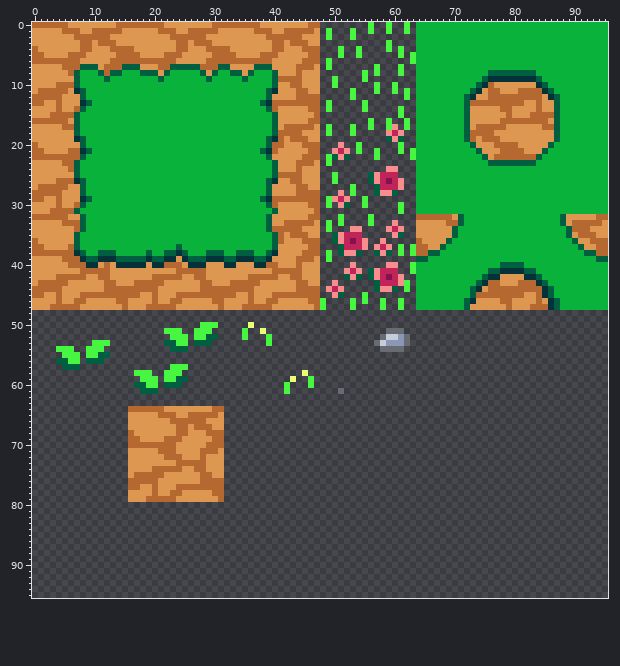
Pixel-art file -- Aseprite/Tileset/GrassTileset.aseprite. Above is the file before it was changed.
96x96 pixels, 1 frame.
New version:
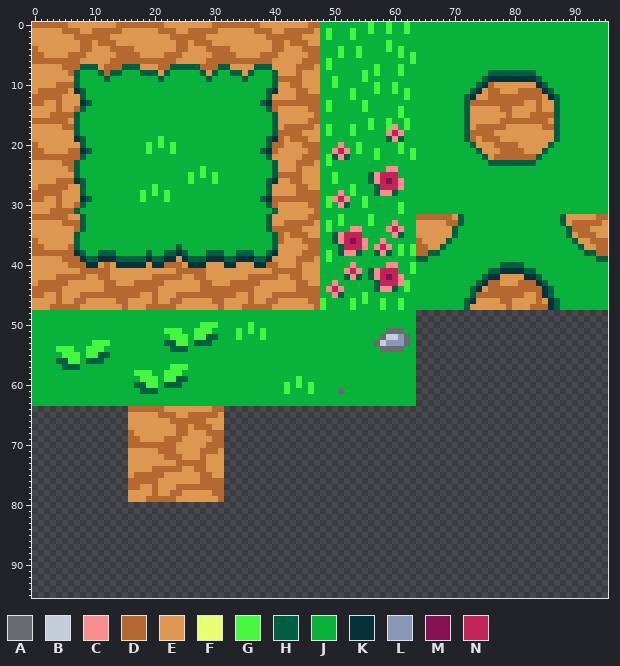
Palette (. is transparent): A #686b72  B #c5cddb  C #f78d8d  D #b66831  E #de9751  F #e8ff75  G #47f641  H #005f41  J #08b23b  K #053239  L #8b97b6  M #841252  N #c12458
Difference:
layer "Layer 4" added
Changed rows in their new state; - is an unchanged pixel.
Layers "Layer 4", "Layer 3", "Layer 2":
first column x 0:
 0 ------------------------------------------------JJJJJJJJ-JJ-JJ-J
 1 ------------------------------------------------J-JJJ-JJ-JJ-JJ-J
 2 ------------------------------------------------J-JJJ-JJJJJJJJJJ
 3 ------------------------------------------------JJJJJJJJJJJ-JJJJ
 4 ------------------------------------------------JJJ-JJ-JJJJ-J-JJ
 5 ------------------------------------------------JJJ-JJ-JJJJJJ-J-
 6 ------------------------------------------------J-JJJJJJJJJJJJJ-
 7 ------------------------------------------------J-JJJJJJJ-JJJ-JJ
 8 ------------------------------------------------JJJJJJJ-J-JJJ-JJ
 9 ------------------------------------------------JJ-JJJJ-JJJJJJJJ
10 ------------------------------------------------JJ-JJJJJJ-JJ-JJJ
11 ------------------------------------------------JJJJJ-JJJ-JJ-J-J
12 ------------------------------------------------JJJJJ-JJJJJJJJ-J
13 ------------------------------------------------J-JJJJJ-JJJJJJJJ
14 ------------------------------------------------J-JJJJJ-JJJJJ-JJ
15 ------------------------------------------------JJJJJJJJJJJJJ-JJ
16 ------------------------------------------------JJJJJJJJ-JJ-JJ-J
17 ------------------------------------------------J-JJJ-JJ-JJ--J-J
18 ------------------------------------------------J-JJJ-JJJJJ---JJ
19 ---------------------G--------------------------JJJJJJJJJJJ---JJ
20 -------------------G-G-G------------------------JJJ-JJ-JJJJJJ-JJ
21 -------------------G---G------------------------JJ---J-JJ-JJJ-J-
22 ------------------------------------------------J----JJJJ-JJJJJ-
23 ------------------------------------------------J-JJJJJJJJJJJJJJ
24 ----------------------------G-------------------JJJJJJJJJJJ--JJJ
25 --------------------------G-G-G-----------------JJ-JJJJJ-----JJJ
26 --------------------------G---G-----------------JJ-JJJJJ------JJ
27 --------------------G---------------------------JJJJJ-JJJ-----JJ
28 ------------------G-G-G-------------------------JJJ-J-JJJ----JJJ
29 ------------------G---G-------------------------J----JJ-JJJJJJJJ
30 ------------------------------------------------J-J--JJ-JJJJJ-JJ
31 ------------------------------------------------JJJJJJJJJJJJJ-JJ
32 ------------------------------------------------JJJ-JJJJ-JJJJJJJ
33 ------------------------------------------------J-J-JJJJ-JJJ-JJJ
34 ------------------------------------------------J-JJJ--JJJJ---JJ
35 ------------------------------------------------JJ-----JJJJJ--JJ
36 ------------------------------------------------JJ------JJ-JJJJJ
37 ------------------------------------------------JJJ-----J---J-J-
38 ------------------------------------------------J-J----JJ---J-J-
39 ------------------------------------------------J-JJJJJJJJJJJJJJ
40 ------------------------------------------------JJJJJ-JJJJJ--JJ-
41 ------------------------------------------------JJJJ---J-----JJ-
42 ------------------------------------------------JJJJ---J------JJ
43 ------------------------------------------------JJ-JJJJJJ------J
44 ------------------------------------------------J---JJJJJ----J-J
45 ------------------------------------------------JJ--JJJ-JJJJJJJJ
46 -------------------------------------------------JJJJ-J-JJ-JJ-JJ
47 -------------------------------------------------JJJJ-JJJJ-JJ-JJ
48 JJJJJJJJJJJJJJJJJJJJJJJJJJJJJJJJJJJJJJJJJJJJJJJJJJJJJJJJJJJJJJJJ
49 JJJJJJJJJJJJJJJJJJJJJJJJJJJJJJJJJJJJJJJJJJJJJJJJJJJJJJJJJJJJJJJJ
50 JJJJJJJJJJJJJJJJJJJJJJJJJJJJ---JJJJJGJJJJJJJJJJJJJJJJJJJJJJJJJJJ
51 JJJJJJJJJJJJJJJJJJJJJJ---JJ---JJJJGJGJGJJJJJJJJJJJJJJJJJJJJ---JJ
52 JJJJJJJJJJJJJJJJJJJJJJJ---J----JJJGJJJGJJJJJJJJJJJJJJJJJJJ-----J
53 JJJJJJJJJJ---JJJJJJJJJ----J---JJJJJJJJJJJJJJJJJJJJJJJJJJJ------J
54 JJJJ---JJ---JJJJJJJJJJJ---JJJJJJJJJJJJJJJJJJJJJJJJJJJJJJJJ----JJ
55 JJJJJ---J----JJJJJJJJJJJJJJJJJJJJJJJJJJJJJJJJJJJJJJJJJJJJJJJJJJJ
56 JJJJ----J---JJJJJJJJJJJJJJJJJJJJJJJJJJJJJJJJJJJJJJJJJJJJJJJJJJJJ
57 JJJJJ---JJJJJJJJJJJJJJJ---JJJJJJJJJJJJJJJJJJJJJJJJJJJJJJJJJJJJJJ
58 JJJJJJJJJJJJJJJJJ---JJ---JJJJJJJJJJJJJJJJJJJJJJJJJJJJJJJJJJJJJJJ
59 JJJJJJJJJJJJJJJJJJ---J----JJJJJJJJJJJJJJJJJJGJJJJJJJJJJJJJJJJJJJ
60 JJJJJJJJJJJJJJJJJ----J---JJJJJJJJJJJJJJJJJ-JGJ-JJJJJJJJJJJJJJJJJ
61 JJJJJJJJJJJJJJJJJJ---JJJJJJJJJJJJJJJJJJJJJ-JJJGJJJJ-JJJJJJJJJJJJ
62 JJJJJJJJJJJJJJJJJJJJJJJJJJJJJJJJJJJJJJJJJJJJJJJJJJJJJJJJJJJJJJJJ
63 JJJJJJJJJJJJJJJJJJJJJJJJJJJJJJJJJJJJJJJJJJJJJJJJJJJJJJJJJJJJJJJJ
Pixel boxes of the changes (left, top, right, bottom) in both pictures:
changed: (32, 22, 416, 406)
